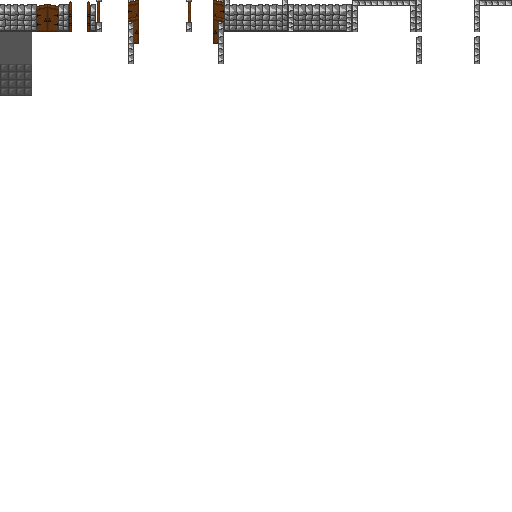
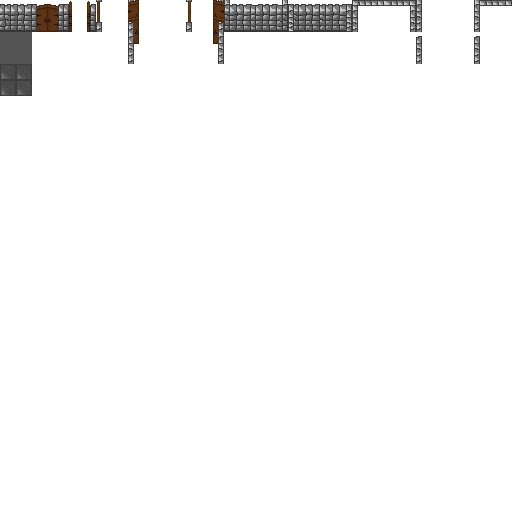
Layers edited between the first and the second 512px x 512px image:
added layer "floor-2" in group "Floor" over [1, 64, 32, 95]
